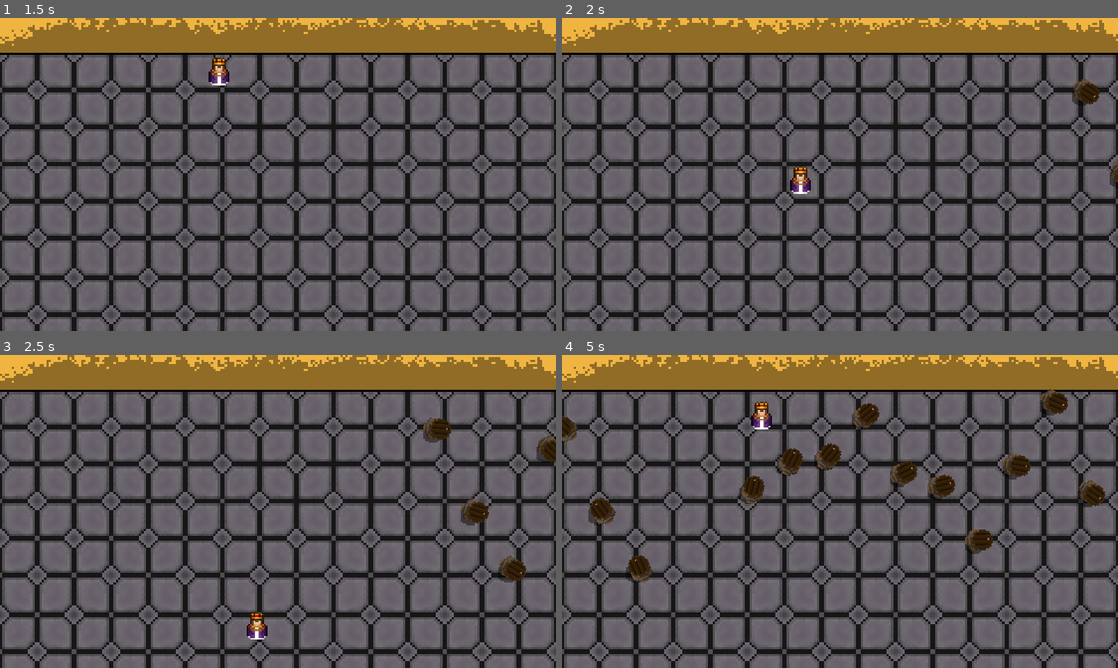
Above: before the commit, frames 1-4 (two rows, left to right).
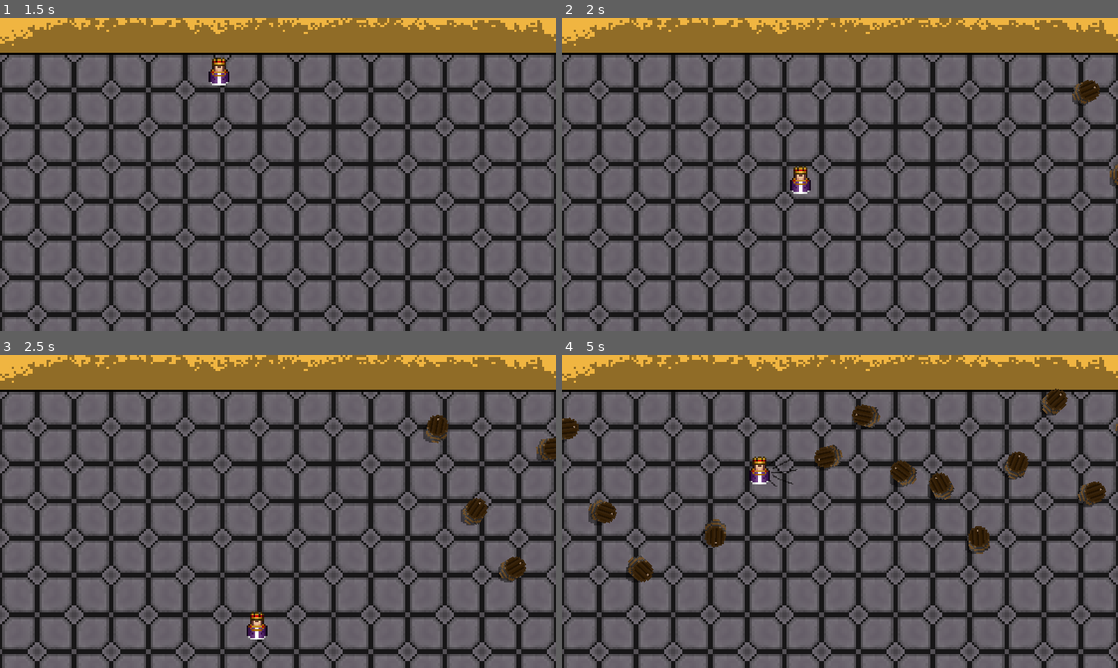
Above: after the commit, the same moments.

Repository: Booklordofthedings/Behold-The-King
Game: Godot game, scene res://Game/Game.tscn
The game is run twice, just before and just after one commit, with the same random seed, the same clock (stepped at 60 frames per second) and the same inputs.
Inputs:
- Up to frame 1 (1.5 s): no input
- Up to frame 2 (2 s): no input
- Up to frame 3 (2.5 s): no input
- Up to frame 4 (5 s): no input

Frame 1 is identical in both runs. In frame 2, 0.2% of the frame differs, in the area x 91-100%, y 19-54%; in frame 3, 0.6%; in frame 4, 3.3%, in the area x 0-100%, y 10-73%.

Commit message:
king movement and st art of data store

Diff:
--- a/Game/Barrel/assets/Barrel.gd
+++ b/Game/Barrel/assets/Barrel.gd
@@ -11,7 +11,7 @@
 	if position.x < -50:
 		queue_free()
 	var res = move_and_collide(Vector2(-speed * delta, 0))
-	sprite.rotate(-1 * delta)
+	sprite.rotate(-1 * delta * 2)
 
 func destroy():
 	queue_free()
--- a/Game/King/King.gd
+++ b/Game/King/King.gd
@@ -1,22 +1,46 @@
 extends CharacterBody2D
-
+# Behaviour Regarding the king
 
 @export var speed = 250
 @export var hor_speed = 60
 @export var barrier = 600
 var direction = 1;
 
-var knockback : Vector2 = Vector2(0,0)
-var twen
+
 
 func _physics_process(delta):
-
-	var res = move_and_collide(Vector2(hor_speed * clamp( 1 -(position.x / barrier), 0, 1) * delta, direction * speed * delta) + knockback)
+	stunned_sprite.modulate.a = stunned_alpha
+	var res = move_and_collide(
+		Vector2( hor_speed * clamp( 1 -(position.x / barrier), 0, 1) * delta, direction * speed * delta) if stunned_alpha == 0 else Vector2(0,0)
+			+ _stunned_knockback * delta * -1)
 
 	if res:
-		if res.get_collider_velocity().x != 0:
-			twen = get_tree().create_tween()
-			knockback = Vector2(-10, 0)
-			twen.parallel().tween_property(self, "knockback", Vector2(), 0.3)
-			res.get_collider().call("destroy")
-		direction *= -1
+		on_knockback(res)
+
+
+@export_group("Knockback Settings")
+## How long the king will be knocked back for
+@export var knockback_time : float = 0.3
+## How long the king will stay stunned after a collision
+@export var stun_time : float = 0.1
+## How much the user will be knocked back
+@export var stunned_knockback : float = 0
+## The stunned Sprite/Animation
+@export var stunned_sprite : Sprite2D
+
+var stunned_alpha : float = 0
+var _stunned_knockback : Vector2 = Vector2(0,0)
+var stunned_tween : Tween
+
+# Does stunning and knocking back
+func on_knockback(res):
+	if res.get_collider_velocity().x !=0:
+		#Handles the stunning and knockback over time
+		stunned_tween = get_tree().create_tween();
+		_stunned_knockback = Vector2(stunned_knockback,0)
+		stunned_alpha = 1
+		stunned_tween.parallel().tween_property(self, "_stunned_knockback", Vector2(), knockback_time)
+		stunned_tween.parallel().tween_property(self, "stunned_alpha", 0, stun_time)
+		#Destroys the object the king collided with
+		res.get_collider().call("destroy")
+	direction *= -1 #Turn around
--- a/Game/King/King.tscn
+++ b/Game/King/King.tscn
@@ -1,18 +1,22 @@
-[gd_scene load_steps=4 format=3 uid="uid://dccdpyni3p6uk"]
+[gd_scene load_steps=5 format=3 uid="uid://dccdpyni3p6uk"]
 
 [ext_resource type="Script" path="res://Game/King/King.gd" id="1_3kwt6"]
 [ext_resource type="Texture2D" uid="uid://dxp1fwjenib47" path="res://Game/King/assets/King_Sprite_Sheet.png" id="1_4ianp"]
+[ext_resource type="Texture2D" uid="uid://vkhiisoyjo5h" path="res://Game/King/assets/dust.png" id="3_q66j1"]
 
 [sub_resource type="CapsuleShape2D" id="CapsuleShape2D_qictc"]
 radius = 44.0
 height = 170.0
 
-[node name="King" type="CharacterBody2D"]
+[node name="King" type="CharacterBody2D" node_paths=PackedStringArray("stunned_sprite")]
 scale = Vector2(0.2, 0.2)
 collision_layer = 2
 collision_mask = 5
 script = ExtResource("1_3kwt6")
 speed = 200
+stun_time = 0.5
+stunned_knockback = 500.0
+stunned_sprite = NodePath("Sprite2D2")
 
 [node name="Sprite2D" type="Sprite2D" parent="."]
 texture = ExtResource("1_4ianp")
@@ -20,3 +24,8 @@
 
 [node name="CollisionShape2D" type="CollisionShape2D" parent="."]
 shape = SubResource("CapsuleShape2D_qictc")
+
+[node name="Sprite2D2" type="Sprite2D" parent="."]
+position = Vector2(140, 5)
+scale = Vector2(6, 6)
+texture = ExtResource("3_q66j1")
--- /dev/null
+++ b/data_store.gd
@@ -0,0 +1,14 @@
+extends Node
+
+
+var data_store = {
+
+}
+
+## Read a value with the given string key
+func read(key : String):
+	pass
+
+## Write a key
+func write(key : String, value):
+	var t = FileAccess.open("user://sdasdsad", FileAccess.WRITE)
--- a/project.godot
+++ b/project.godot
@@ -14,6 +14,10 @@
 run/main_scene="res://Game/Game.tscn"
 config/features=PackedStringArray("4.1", "GL Compatibility")
 config/icon="res://icon.svg"
+
+[autoload]
+
+DataStore="*res://data_store.gd"
 
 [display]
 
Binary file added: Game/King/assets/dust.png
Not shown, added: Game/King/assets/dust.png.import
Not shown, added: Game/King/assets/dust.png~
